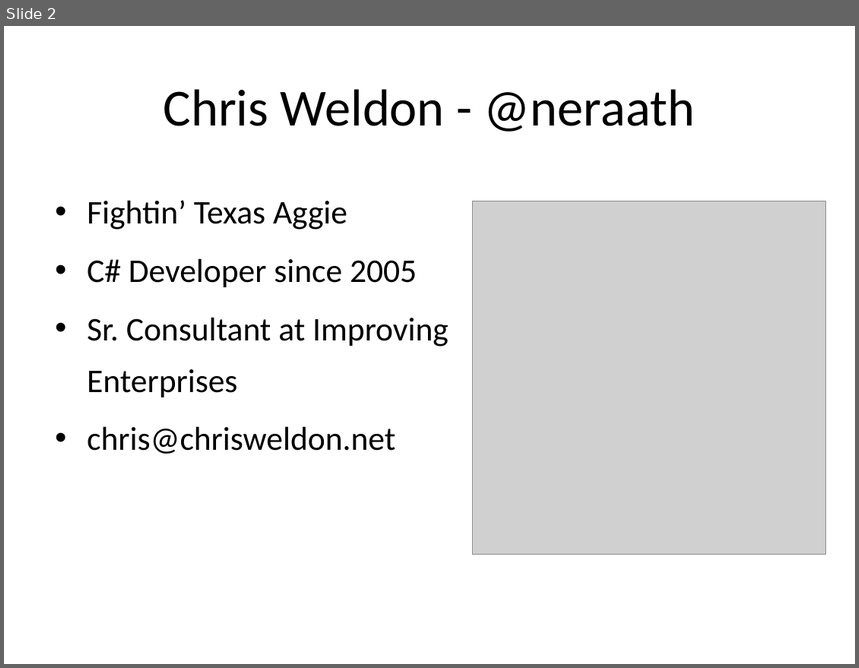
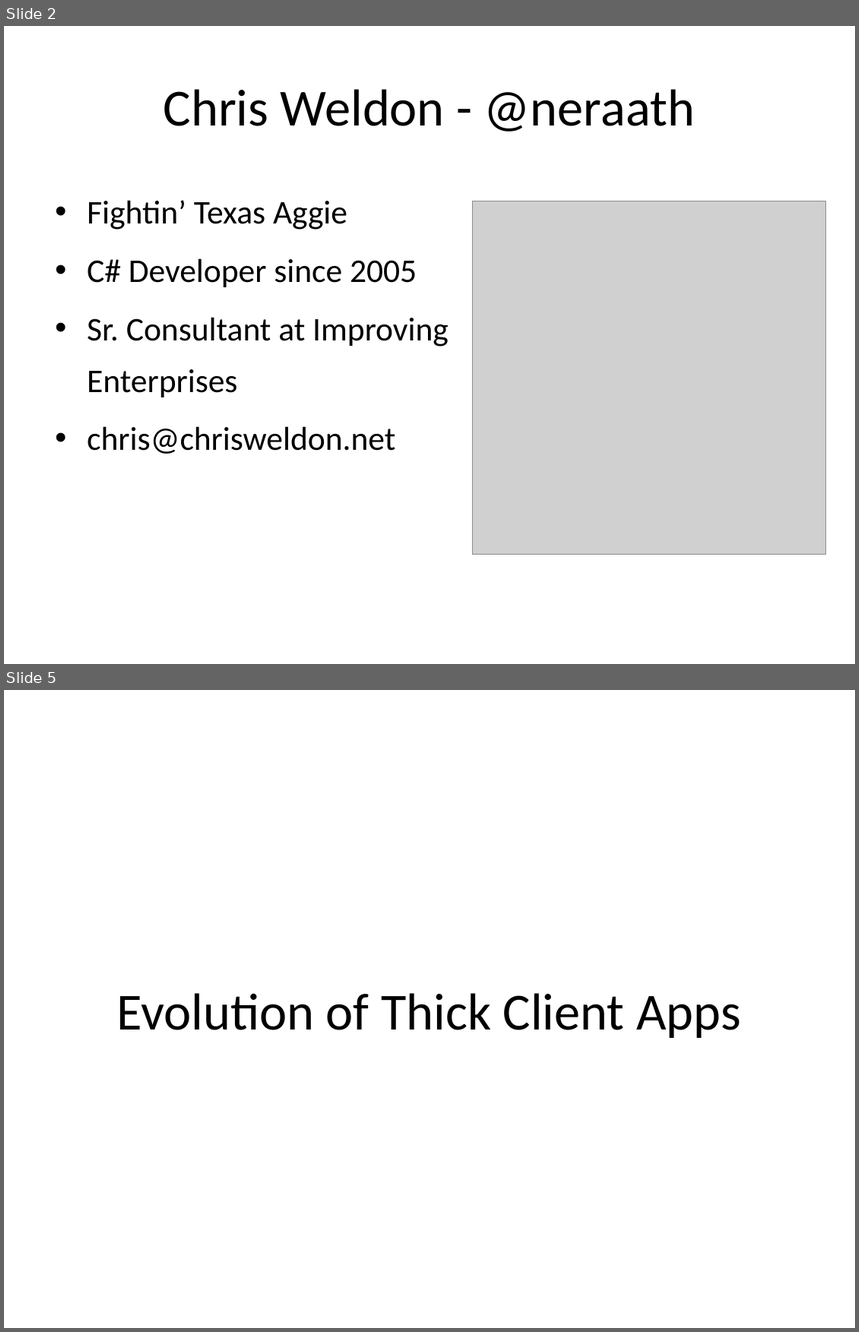
Before and after one commit to neraath/prism-talk, a slide deck: prism-talk.pptx. Shown one above the other, each under a label of ours: slide 2 before the commit, slides 2 and 5 after it; the slides between them are not shown. The pictures are 859x668 and 859x1332 pixels, drawn with LibreOffice and Linux fonts; fonts in the diff are those of the drawing; grey boxes stand for pictures. Boxes give left, top, right and bottom in pixels: in the first picture for what was removed or moved away, otherwise in the second. Text is boxed around its words. In the diff, an @@ line names an element or a change of style, - is before the commit and + after.

```diff
--- a/prism-talk.pptx
+++ b/prism-talk.pptx
@@ slide 5 added at [4, 690, 855, 1328], background #FFFFFF @@
@@ title added at [117, 993, 741, 1038], 44 pt, text #000000 @@
+Evolution of Thick Client Apps
```
Also in this commit, not shown: 1 slide changed, 41 other slides added.
